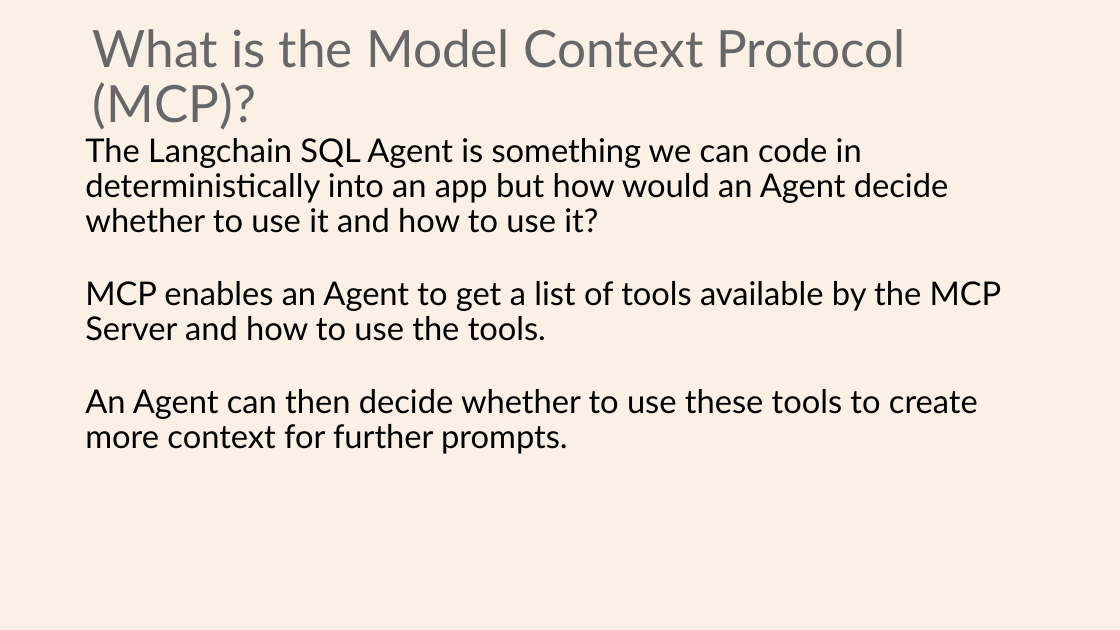
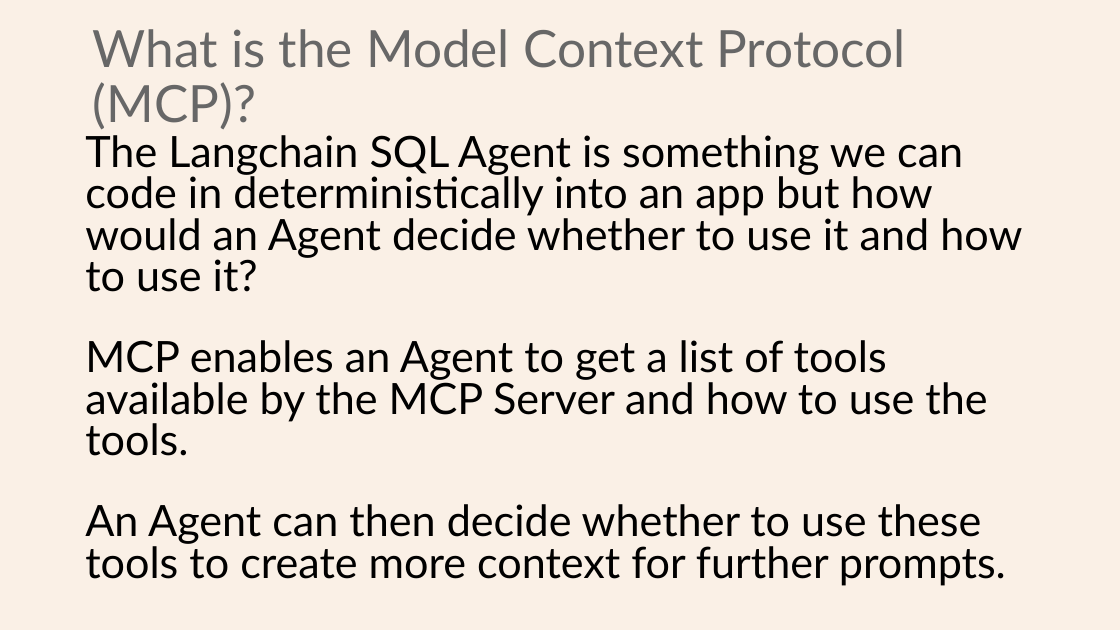
Before and after one commit to Python-Test-Engineer/earl2025, a slide deck: slide 23 of AI_Agents_in_the_Data_Pipeline.pptx (slide 24 before the commit). Drawn at 1120x630 pixels with LibreOffice and Linux fonts; fonts in the diff are those of the drawing. Boxes give left, top, right and bottom in pixels: in the first picture for what was removed or moved away, otherwise in the second. Text is boxed around its words. In the diff, an @@ line names an element or a change of style, - is before the commit and + after.

```diff
--- a/AI_Agents_in_the_Data_Pipeline.pptx
+++ b/AI_Agents_in_the_Data_Pipeline.pptx
@@ text "The Langchain SQL Agent is ..." at [85,135,1022,586]: size 28 to 37 pt; line spacing 0.9 to 0.8 @@
```
Also in this commit, not shown: 8 other slides changed, 1 slide added, 3 slides removed, 2 other files.
